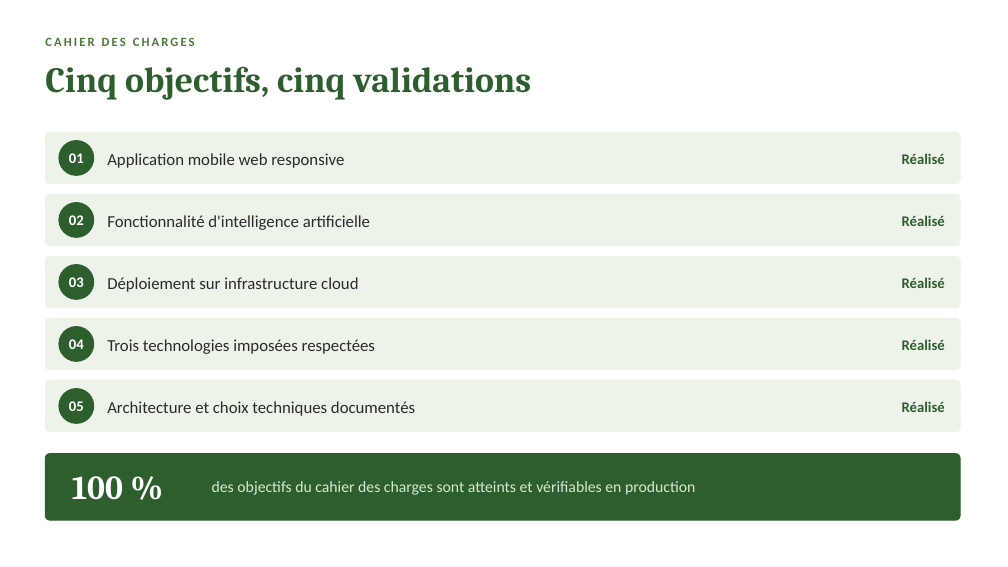
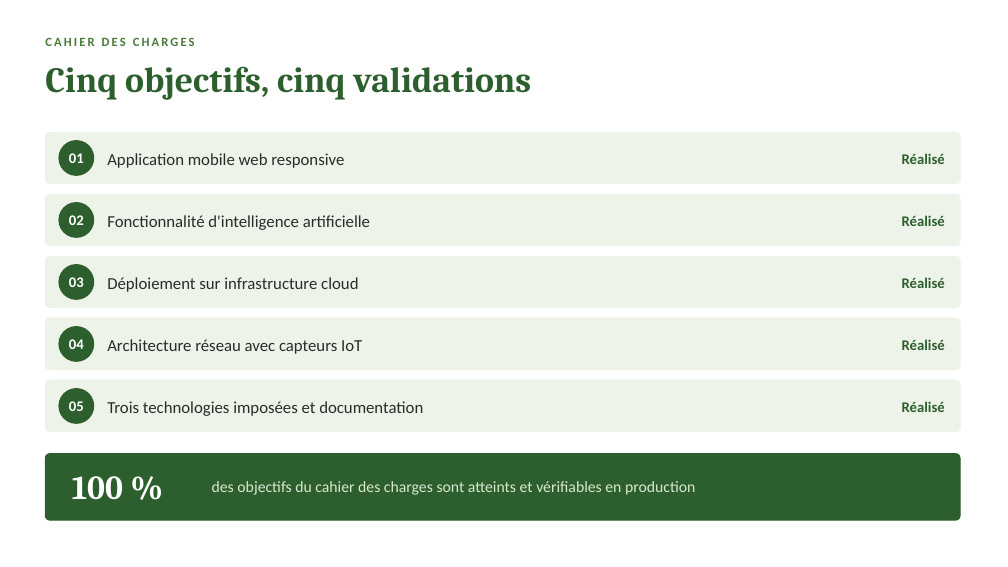
Before and after one commit to Antonito35/diagnositique-plante, a slide deck: slide 3 of SOUTENANCE.pptx. Drawn at 1008x567 pixels with LibreOffice and Linux fonts; fonts in the diff are those of the drawing. Boxes give left, top, right and bottom in pixels: in the first picture for what was removed or moved away, otherwise in the second. Text is boxed around its words. In the diff, an @@ line names an element or a change of style, - is before the commit and + after.

```diff
--- a/SOUTENANCE.pptx
+++ b/SOUTENANCE.pptx
@@ text at (107, 339, 362, 354): text changed @@
-Trois technologies imposées respectées
+Architecture réseau avec capteurs IoT
@@ text at (107, 401, 423, 416): text changed @@
-Architecture et choix techniques documentés
+Trois technologies imposées et documentation
```
Also in this commit, not shown: 5 other slides changed, 2 slides added, 1 slide removed, 1 other file.
